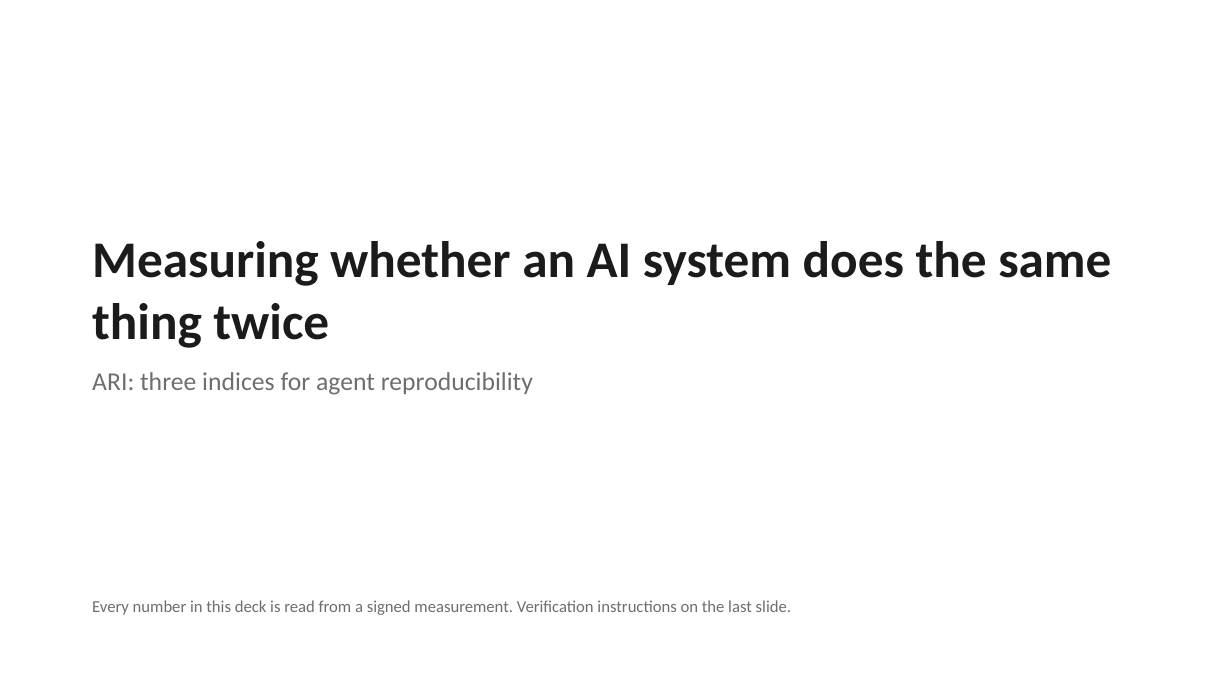
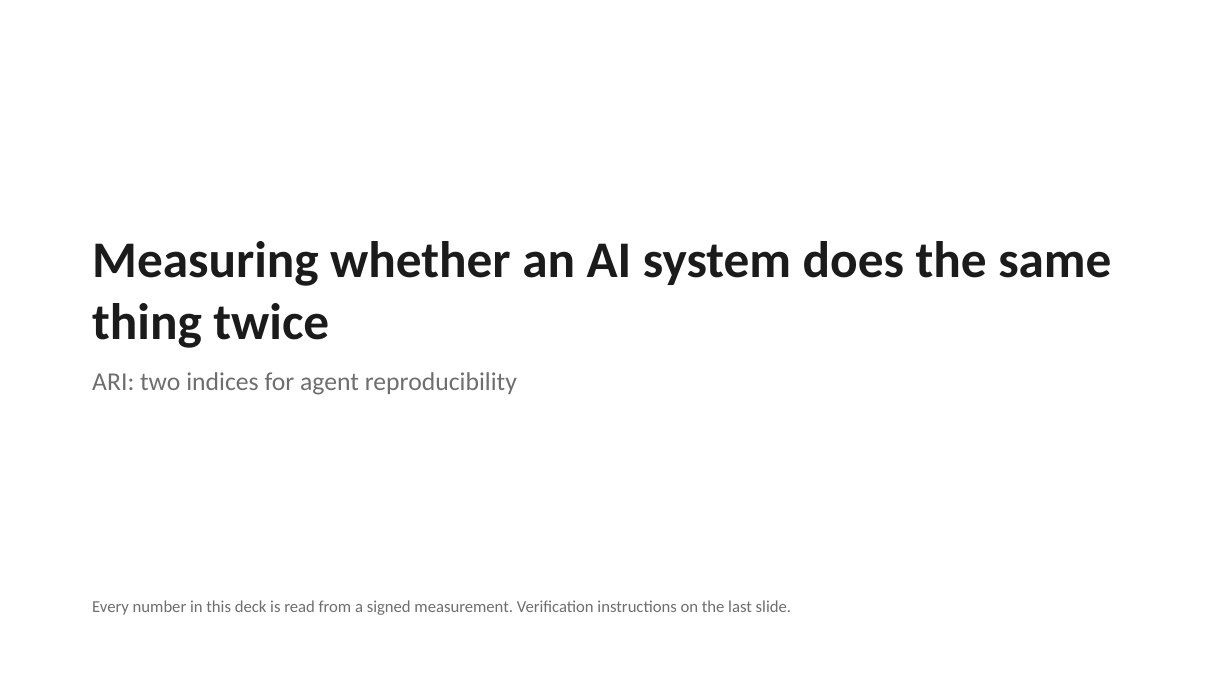
Before and after one commit to The-SEMQ-Group/semq-ari-benchmark, a slide deck: slide 1 of docs/deck/ari-overview.pptx. Drawn at 1232x693 pixels with LibreOffice and Linux fonts; fonts in the diff are those of the drawing. Boxes give left, top, right and bottom in pixels: in the first picture for what was removed or moved away, otherwise in the second. Text is boxed around its words. In the diff, an @@ line names an element or a change of style, - is before the commit and + after.

```diff
--- a/docs/deck/ari-overview.pptx
+++ b/docs/deck/ari-overview.pptx
@@ text at [92,372,517,395]: text changed @@
-ARI: three indices for agent reproducibility
+ARI: two indices for agent reproducibility
```
Also in this commit, not shown: 3 other slides changed, 2 slides removed, 29 other files.
